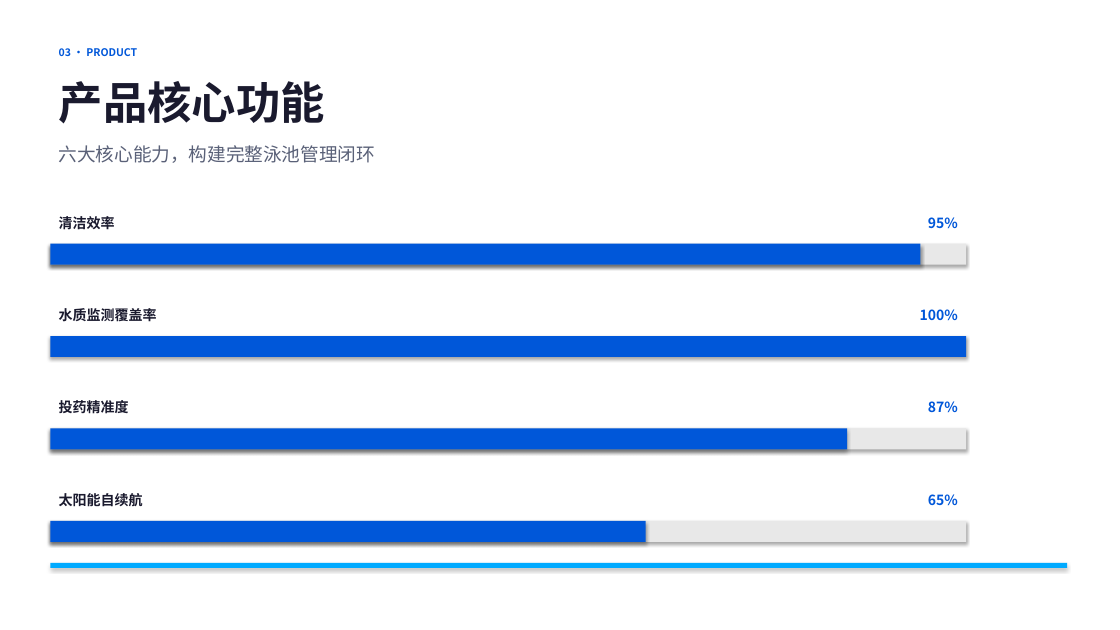
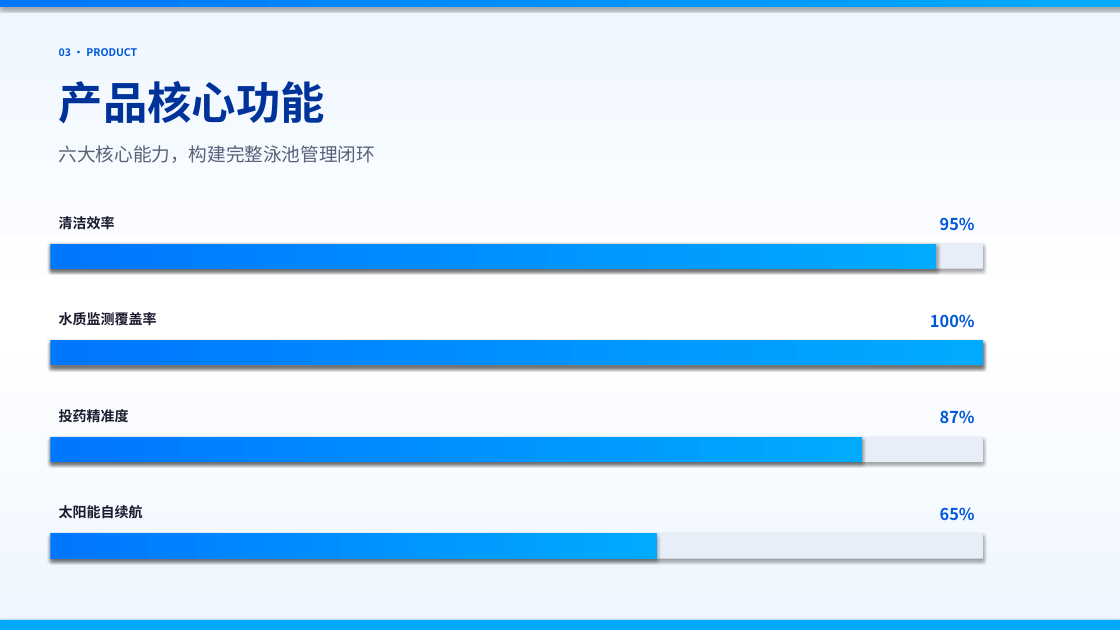
Before and after one commit to Luoyi-Gan/zhishui-landing, a slide deck: slide 5 of 智水清源-路演模版.pptx. Drawn at 1120x630 pixels with LibreOffice and Linux fonts; fonts in the diff are those of the drawing. Boxes give left, top, right and bottom in pixels: in the first picture for what was removed or moved away, otherwise in the second. Text is boxed around its words. In the diff, an @@ line names an element or a change of style, - is before the commit and + after.

```diff
--- a/智水清源-路演模版.pptx
+++ b/智水清源-路演模版.pptx
@@ background #FFFFFF to gradient #EEF6FF to #FFFFFF @@
@@ rectangle removed at (0, 0, 1120, 630) @@
@@ rectangle added at (0, 0, 1120, 7), fill gradient #0077FF to #00AAFF @@
@@ text "产品核心功能" at (59, 81, 325, 124): text colour #1A1A2E to gradient #003399 to #0057D9 @@
@@ text "95%": place and size @@
-text "95%" at (928, 217, 958, 229)
+text "95%" at (940, 217, 975, 231)
@@ rectangle: place and size @@
-rectangle at (50, 244, 921, 265)
+rectangle at (50, 244, 936, 269)
@@ rectangle: place and size @@
-rectangle at (50, 244, 966, 265)
+rectangle at (50, 244, 983, 269)
@@ text "水质监测覆盖率": place and size @@
-text "水质监测覆盖率" at (59, 306, 157, 324)
+text "水质监测覆盖率" at (59, 310, 157, 328)
@@ text "100%": place and size @@
-text "100%" at (920, 309, 958, 321)
+text "100%" at (930, 314, 975, 328)
@@ rectangle: place and size @@
-rectangle at (50, 336, 966, 357)
+rectangle at (50, 340, 983, 365)
@@ rectangle at (50, 340, 983, 365): fill #0057D9 to #E8EEF8 @@
@@ rectangle added at (50, 340, 983, 365), fill gradient #0077FF to #00AAFF @@
@@ text "投药精准度": place and size @@
-text "投药精准度" at (59, 399, 129, 417)
+text "投药精准度" at (59, 407, 129, 425)
@@ text "87%": place and size @@
-text "87%" at (928, 401, 958, 413)
+text "87%" at (940, 410, 975, 424)
@@ rectangle: place and size @@
-rectangle at (50, 429, 847, 450)
+rectangle at (50, 437, 862, 462)
@@ rectangle: place and size @@
-rectangle at (50, 429, 966, 450)
+rectangle at (50, 437, 983, 462)
@@ text "太阳能自续航": place and size @@
-text "太阳能自续航" at (59, 493, 143, 506)
+text "太阳能自续航" at (59, 505, 143, 518)
@@ size 12 to 14 pt in 4 elements at (940, 217, 975, 231), (930, 314, 975, 328), (940, 410, 975, 424), (940, 507, 975, 521) @@
@@ text "65%": place and size @@
-text "65%" at (928, 494, 958, 506)
+text "65%" at (940, 507, 975, 521)
@@ fill #0057D9 to gradient #0077FF to #00AAFF in 3 elements at (50, 244, 936, 269), (50, 437, 862, 462), (50, 534, 656, 559) @@
@@ fill #E8E8E8 to #E8EEF8 in 3 elements at (50, 244, 983, 269), (50, 437, 983, 462), (50, 534, 983, 559) @@
@@ rectangle: place and size @@
-rectangle at (50, 521, 645, 542)
+rectangle at (50, 534, 656, 559)
@@ rectangle: place and size @@
-rectangle at (50, 521, 966, 542)
+rectangle at (50, 534, 983, 559)
@@ rectangle: place and size @@
-rectangle at (50, 563, 1067, 568)
+rectangle at (0, 620, 1120, 630)
```
Also in this commit, not shown: 11 other slides changed, 1 other file.
